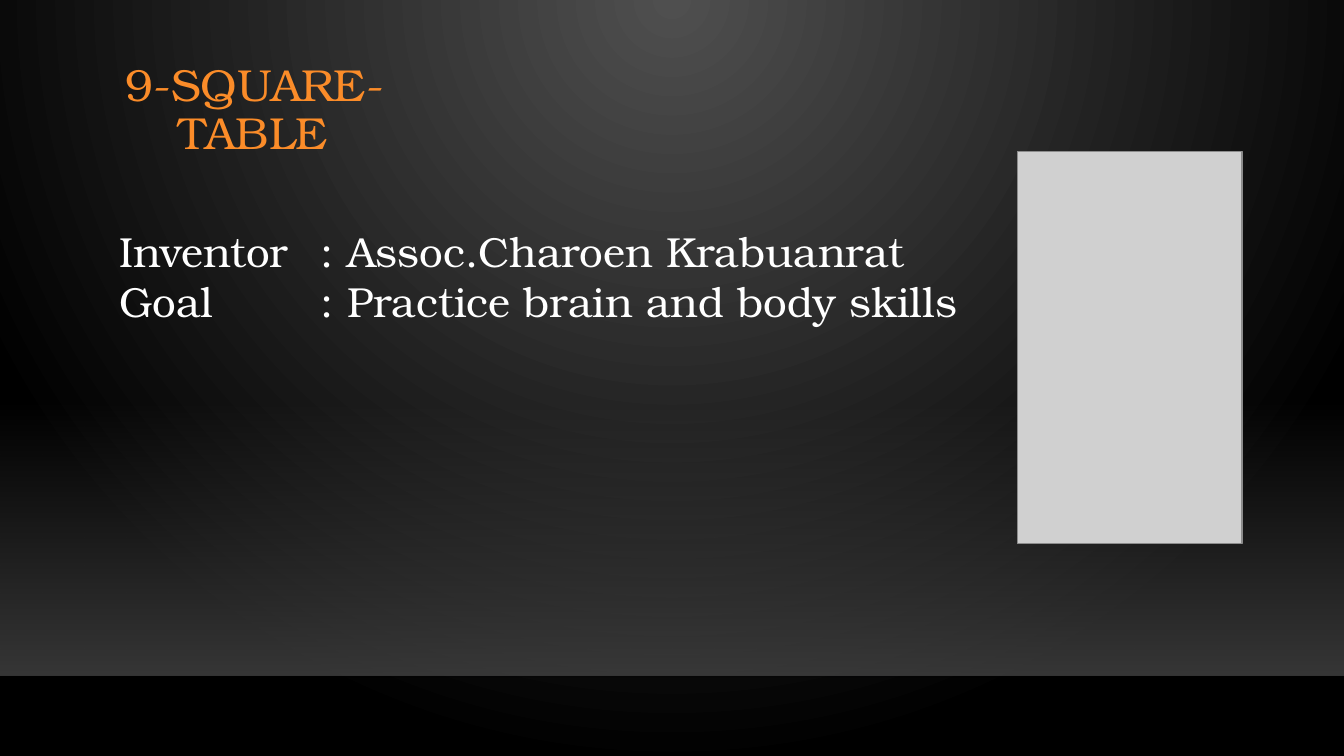
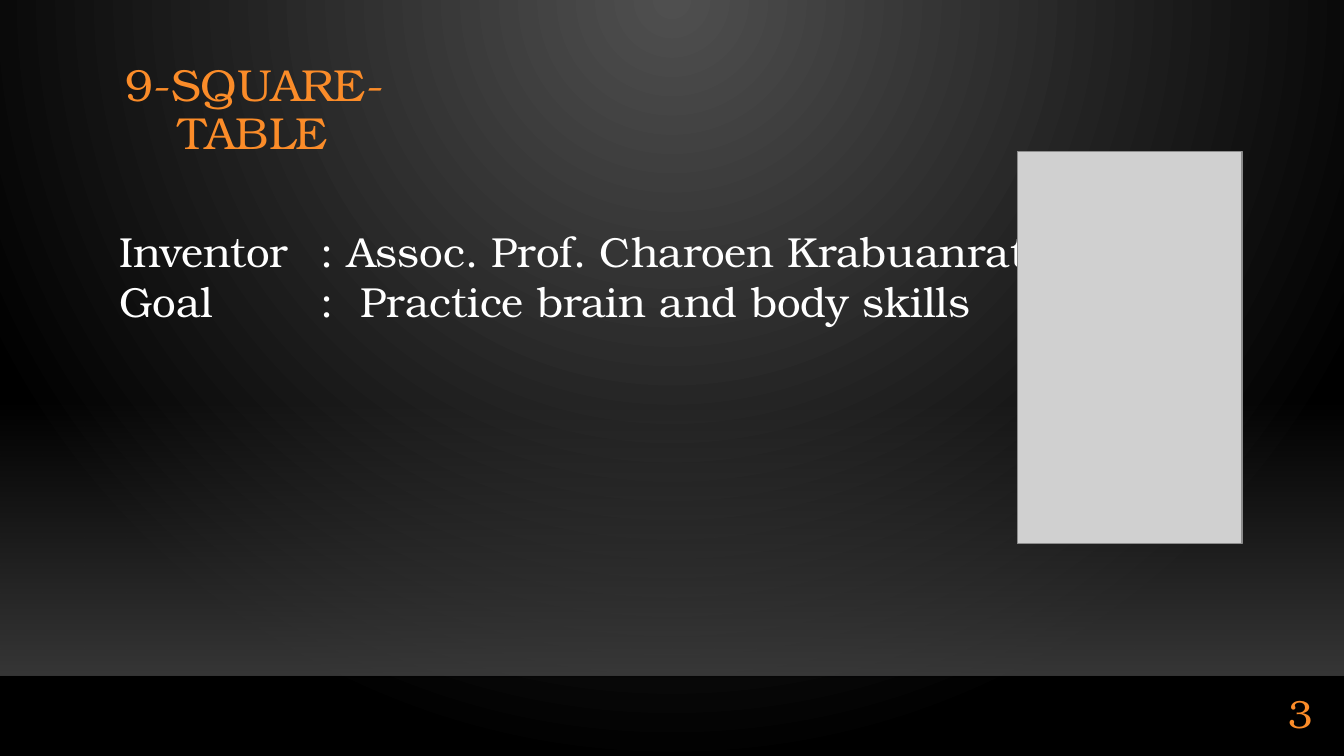
Before and after one commit to Al0nesauurs/etc, a slide deck: slide 3 of Work/present_iWing v2.pptx (slide 2 before the commit). Drawn at 1344x756 pixels with LibreOffice and Linux fonts; fonts in the diff are those of the drawing; grey boxes stand for pictures; background and template pictures are left out. Boxes give left, top, right and bottom in pixels: in the first picture for what was removed or moved away, otherwise in the second. Text is boxed around its words. In the diff, an @@ line names an element or a change of style, - is before the commit and + after.

```diff
--- a/Work/present_iWing v2.pptx
+++ b/Work/present_iWing v2.pptx
@@ text at (x1=119, y1=228, x2=1026, y2=278): text changed @@
-Inventor : Assoc.Charoen Krabuanrat
+Inventor : Assoc. Prof. Charoen Krabuanrat
@@ page number added at (x1=1288, y1=700, x2=1312, y2=729), 28 pt, text #FB8C29 @@
+3
```
Also in this commit, not shown: 11 other slides changed, 2 slides added.
